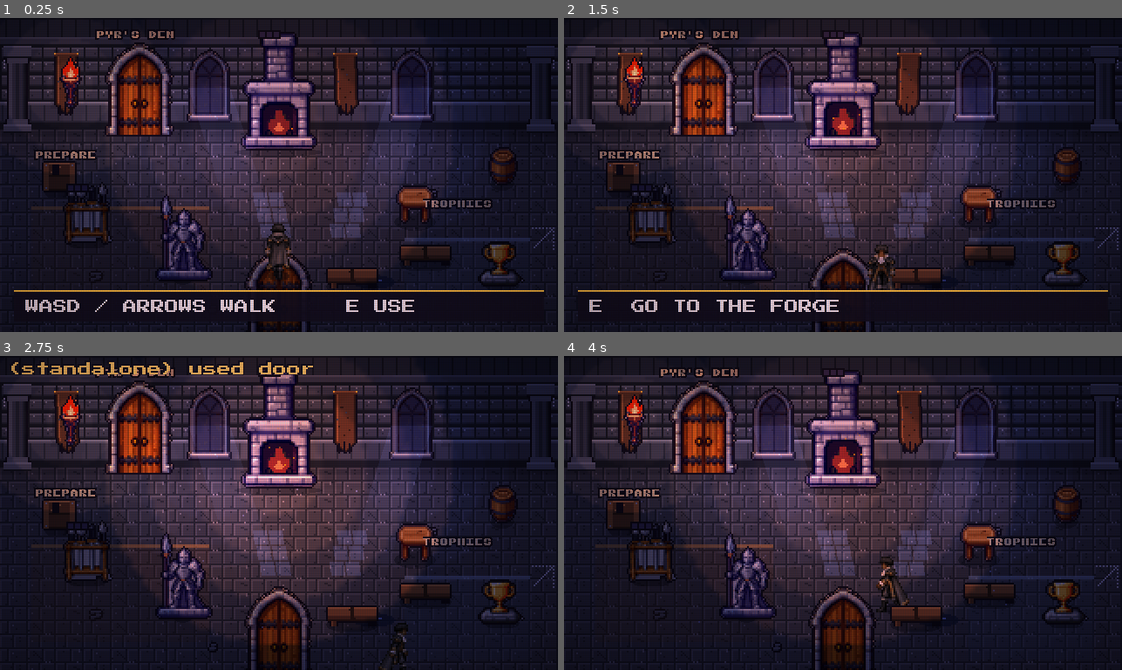
Above: before the commit, frames 1-4 (two rows, left to right).
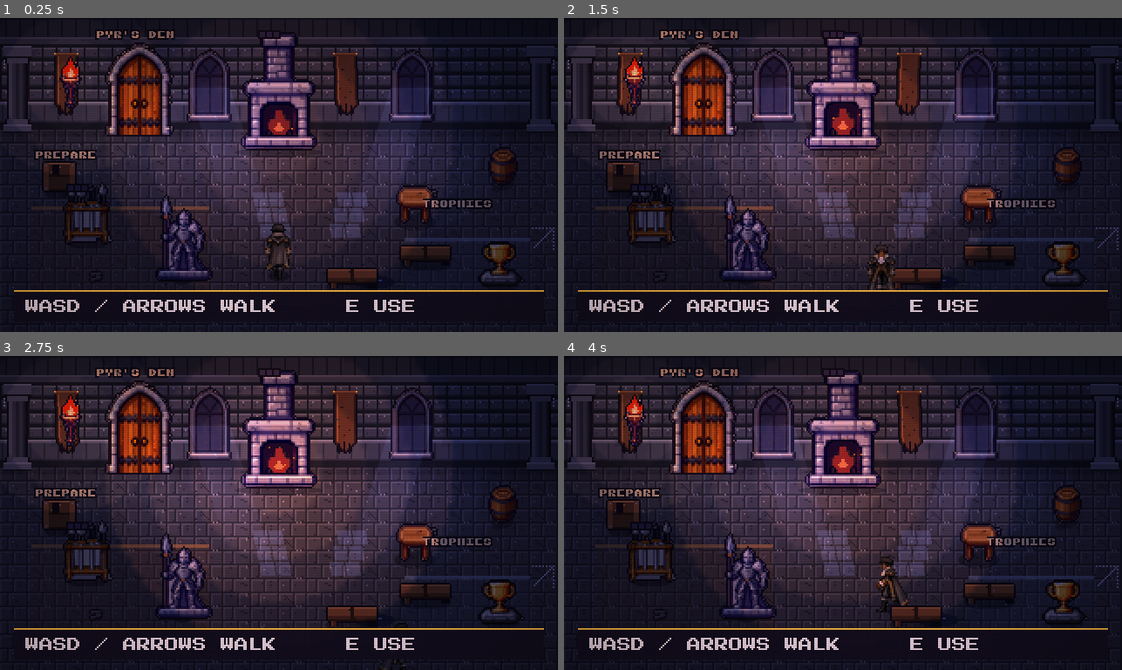
Above: after the commit, the same moments.

Repository: HeisLazi/python-tutorial-DiddyDungeon
Game: Godot game, scene res://scenes/main.tscn
Two runs of this game, one before a commit and one after it. Both use one fixed random seed, a clock stepped at 60 frames per second and the inputs below.
Inputs:
- Up to frame 1 (0.25 s): no input
- Up to frame 2 (1.5 s): tap Enter at 0.5 s; hold D 0.53-1.28 s; hold Shift 0.53-1.28 s; tap Space at 0.77 s; hold S from 1.28 s (still down); tap E at 1.35 s
- Up to frame 3 (2.75 s): tap Space at 1.52 s; release S at 2.03 s; hold D from 2.03 s (still down); tap Enter at 2.1 s
- Up to frame 4 (4 s): release D at 2.78 s; hold W 2.78-3.53 s; tap Z at 2.85 s; tap Space at 3.02, 3.77 s; hold A from 3.53 s (still down); hold Shift from 3.53 s (still down)

The runs differ from the first frame. In frame 1, 0.7% of the frame differs, in the area x 43-56%, y 75-100%; in frame 2, 1.8%; in frame 3, 4.0%, in the area x 2-98%, y 1-100%; in frame 4, 3.1%.

Commit message:
Give home stations full-screen views

Diff:
--- a/ide/home-godot/scripts/home.gd
+++ b/ide/home-godot/scripts/home.gd
@@ -719,7 +719,7 @@
 			near = st
 			break
 	if room_id == "den" and near.is_empty() and pos.distance_to(pyr_pos) < 25.0:
-		near = {"id": "pyr", "label": "Feed Pyr"}
+		near = {"id": "pyr", "label": "Visit Pyr"}
 	if near.is_empty() and hint_time > 0.0:
 		hint_time -= delta
 		prompt_label.text = "WASD / ARROWS WALK     E USE"
--- a/ide/home-godot/scripts/rooms.gd
+++ b/ide/home-godot/scripts/rooms.gd
@@ -29,7 +29,7 @@
 		{"name": "Floor the hall in marble", "cost": 68, "note": "polished marble over the whole floor, and columns on the walls"},
 		{"name": "Hang the chandelier", "cost": 44, "note": "a chandelier and two guards"},
 		{"name": "Set the banquet", "cost": 52, "note": "a long table, chairs and a rug"},
-		{"name": "The grand finish", "cost": 60, "note": "blue-gold hearth, gold door, trim, urns, four guards"},
+		{"name": "The grand finish", "cost": 60, "note": "blue-gold hearth, trim, urns, four guards"},
 	],
 	"library": [
 		{"name": "Dust and sort", "cost": 16, "note": "cobwebs and scattered papers cleared, scrolls stacked"},
@@ -462,9 +462,6 @@
 	# ── Dust drifting in the beams: thick in a neglected hall, thin in a kept one ──
 	h.add_embers(Rect2(40, 74, 240, 90), Color(0.75, 0.80, 1.0, 0.55), maxi(4, 16 - lv), 3.0, 5.0)
 
-	# ── The great door: a plain oak door until the grand finish ──
-	h.bg("door_gold" if lv >= GH_GRAND else "door_wood", Vector2(160, 186), true)
-	h.station("door", "Go to the Forge", Rect2(138, 158, 44, 24), Vector2(160, 134))
 
 	# The hall is a useful home base: core hunter, equipment and trophy actions
 	# remain close to the hearth while the older rooms keep their upgrades.
Not shown, changed: docs/HUB_TUTOR_PLAYTEST.md
Not shown, changed: ide/frontend/src/RpgViews.jsx
Not shown, changed: ide/frontend/src/v2.css
